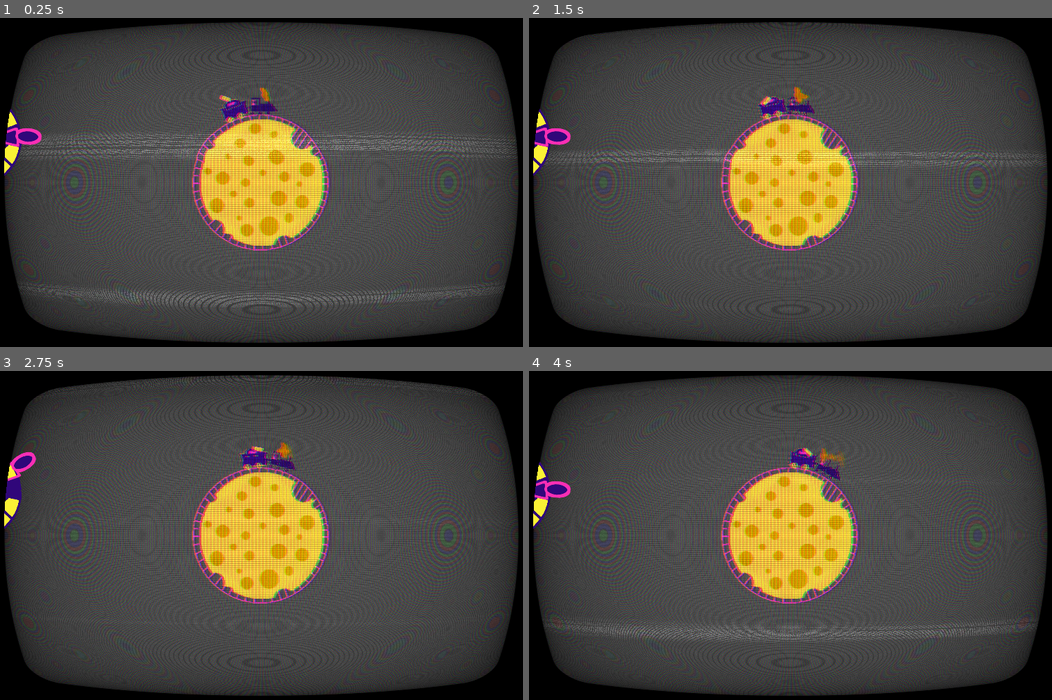
Above: before the commit, frames 1-4 (two rows, left to right).
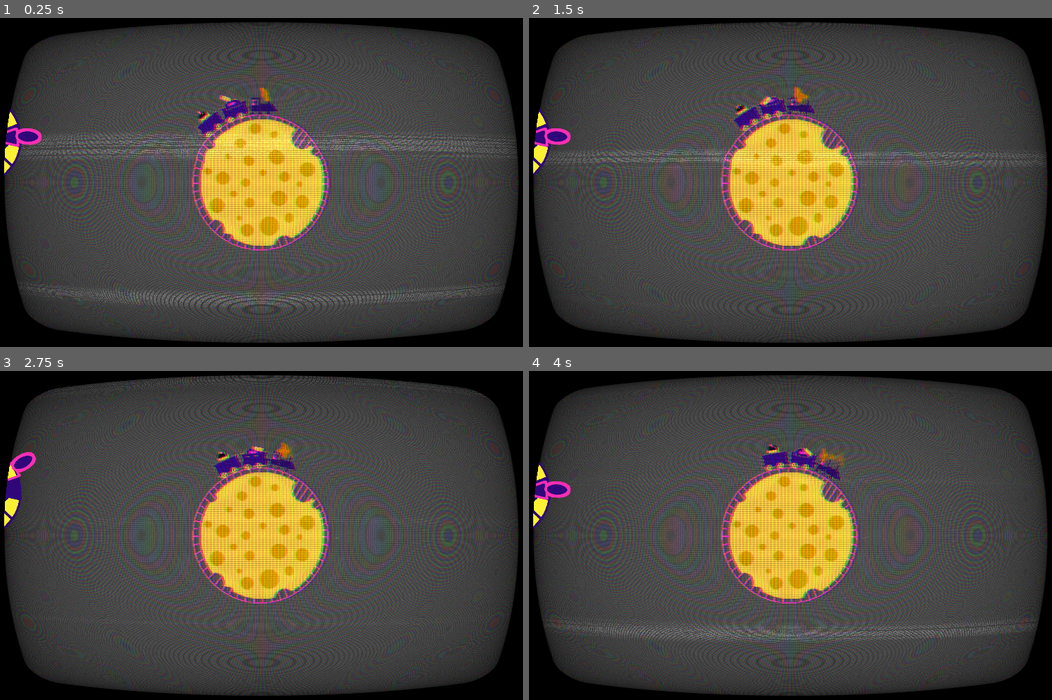
Above: after the commit, the same moments.

Repository: emmdie/MoonGame
Game: Godot game, scene res://scene/Levels/Level.tscn
Two runs of this game, one before a commit and one after it. Both use one fixed random seed, a clock stepped at 60 frames per second and the inputs below. The engine's default icon, where the game draws it, is replaced by a stand-in: a white triangle on a blue panel in a dark square.
Inputs (mouse positions are in pixels of both pictures, inside the frame that each line leads up to):
- Up to frame 1 (0.25 s): no input
- Up to frame 2 (1.5 s): move the mouse to (910, 166) at 0.52 s; hold W (speed_up) 0.53-1.28 s; click (910, 166) at 0.6 s; move the mouse to (680, 198) at 1.27 s; hold Down (speed_down) from 1.28 s (still down); click (680, 198) at 1.35 s
- Up to frame 3 (2.75 s): move the mouse to (319, 459) at 2.02 s; release Down (speed_down) at 2.03 s; hold W (speed_up) from 2.03 s (still down); click (319, 459) at 2.1 s
- Up to frame 4 (4 s): move the mouse to (764, 604) at 2.77 s; click (764, 604) at 2.85 s; move the mouse to (957, 588) at 3.52 s; release W (speed_up) at 3.53 s; hold Down (speed_down) from 3.53 s (still down); click (957, 588) at 3.6 s

The runs differ from the first frame. In frame 1, 0.3% of the frame differs, in the area x 37-44%, y 28-37%; in frame 2, 0.3%, in the area x 38-65%, y 26-51%; in frame 3, 0.3%; in frame 4, 0.3%.

Commit message:
add rocket launch cart

Diff:
--- a/TrainControl.gd
+++ b/TrainControl.gd
@@ -17,11 +17,12 @@
 		gearDown()
 
 func _ready():
-	cart2.setEnabled(false)
+	cart2.setEnabled(true)
 	cart3.setEnabled(false)
 	cart4.setEnabled(false)
 	cart5.setEnabled(false)
 	cart1.setTurret(load("res://scene/Train/Turrets/Shooter/ShooterT1.tscn"))
+	cart2.setTurret(load("res://scene/Train/Turrets/Shooter/rocketlauncherT1.tscn"))
 
 
 #takes -1 or 1 as parameter
--- /dev/null
+++ b/scene/Train/Turrets/Shooter/rocket.gd
@@ -0,0 +1 @@
+extends "res://scene/Train/Turrets/Bullet.gd"
--- /dev/null
+++ b/scene/Train/Turrets/Shooter/rocket.tscn
@@ -0,0 +1,19 @@
+[gd_scene load_steps=4 format=2]
+
+[ext_resource path="res://assets/art/Train/Turrets/rocket.png" type="Texture" id=1]
+[ext_resource path="res://scene/Train/Turrets/Shooter/rocket.gd" type="Script" id=2]
+
+[sub_resource type="RectangleShape2D" id=1]
+extents = Vector2( 12, 7 )
+
+[node name="Rocket" type="Area2D"]
+script = ExtResource( 2 )
+
+[node name="Sprite" type="Sprite" parent="."]
+scale = Vector2( 0.05, 0.05 )
+texture = ExtResource( 1 )
+
+[node name="CollisionShape2D" type="CollisionShape2D" parent="."]
+shape = SubResource( 1 )
+
+[node name="VisibilityNotifier2D" type="VisibilityNotifier2D" parent="."]
--- /dev/null
+++ b/scene/Train/Turrets/Shooter/rocketlauncherT1.gd
@@ -0,0 +1 @@
+extends "res://scene/Train/Turrets/Turrets.gd"
--- /dev/null
+++ b/scene/Train/Turrets/Shooter/rocketlauncherT1.tscn
@@ -0,0 +1,39 @@
+[gd_scene load_steps=6 format=2]
+
+[ext_resource path="res://assets/art/Train/Turrets/rocket.png" type="Texture" id=1]
+[ext_resource path="res://assets/art/Train/Turrets/base2.kra.png" type="Texture" id=2]
+[ext_resource path="res://scene/Train/Turrets/Shooter/rocketlauncherT1.gd" type="Script" id=3]
+[ext_resource path="res://scene/Train/Turrets/Shooter/rocket.tscn" type="PackedScene" id=4]
+
+[sub_resource type="CapsuleShape2D" id=1]
+radius = 28.9998
+height = 94.0004
+
+[node name="Node2D" type="Node2D"]
+position = Vector2( 0, 13 )
+scale = Vector2( 0.3, 0.3 )
+script = ExtResource( 3 )
+Bullet = ExtResource( 4 )
+
+[node name="Base" type="Sprite" parent="."]
+position = Vector2( 0, 50 )
+rotation = 3.14159
+scale = Vector2( 0.3, 0.6 )
+texture = ExtResource( 2 )
+
+[node name="Barrel" type="Sprite" parent="."]
+position = Vector2( -0.999997, -50 )
+rotation = 5.791
+scale = Vector2( 0.17, 0.17 )
+texture = ExtResource( 1 )
+offset = Vector2( 60, 20 )
+
+[node name="Muzzle" type="Position2D" parent="Barrel"]
+position = Vector2( 340, 10.0001 )
+
+[node name="Hitbox" type="Area2D" parent="."]
+
+[node name="HitboxArea" type="CollisionShape2D" parent="Hitbox"]
+position = Vector2( -1, -16 )
+rotation = 1.5708
+shape = SubResource( 1 )
Binary file added: assets/art/Train/Turrets/rocket.png
Not shown, added: assets/art/Train/Turrets/rocket.png.import
